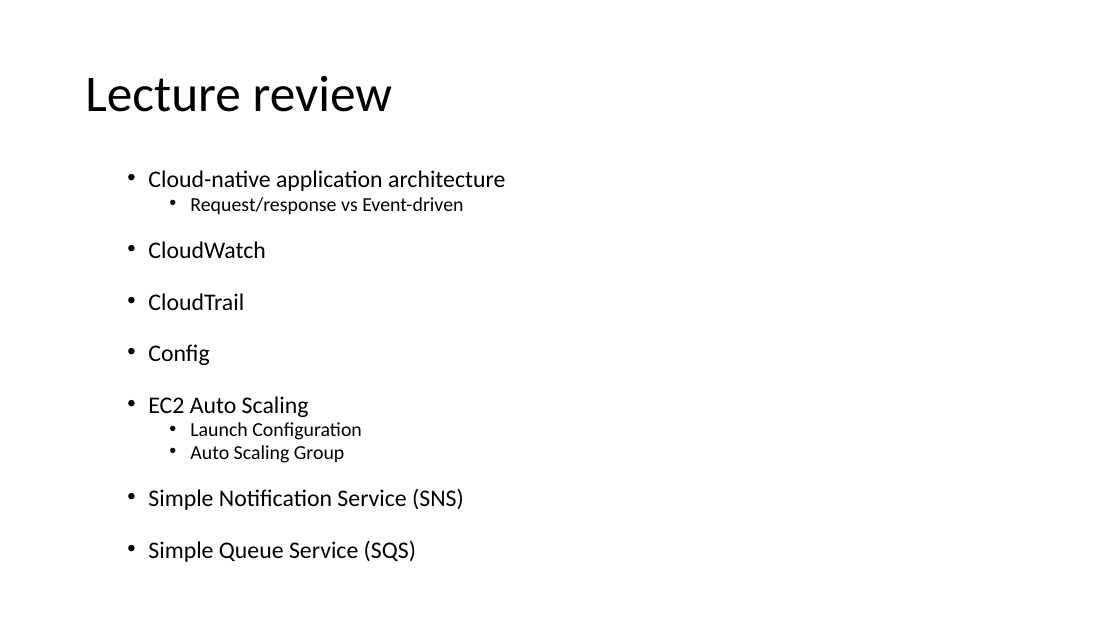
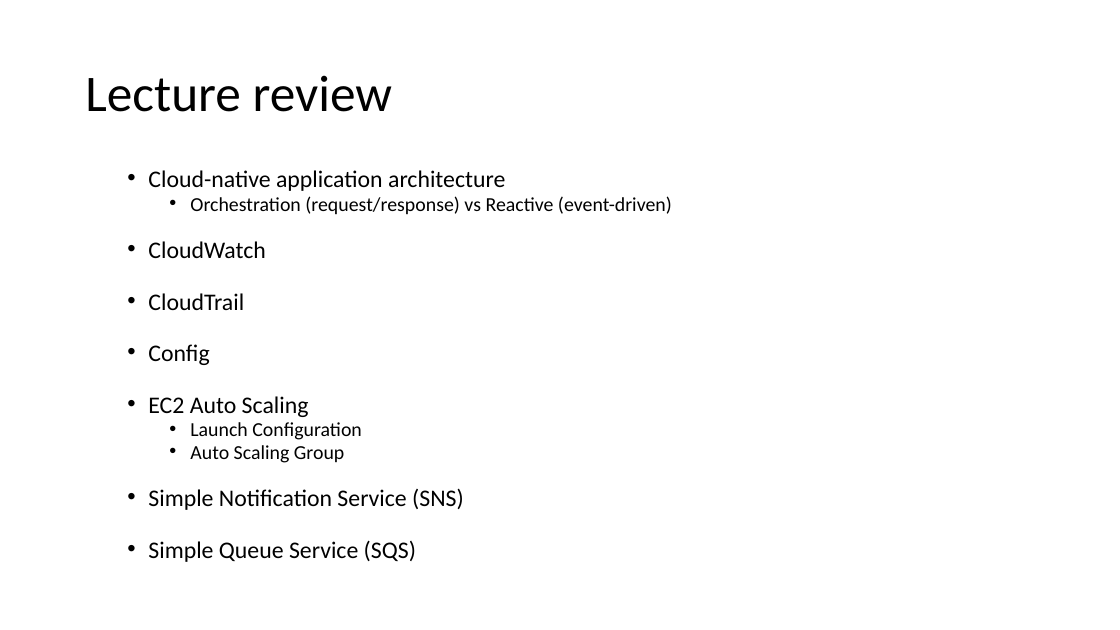
Before and after one commit to jasondbaker/infrastructure-class, a slide deck: slide 3 of review/lecture-review-week-5.pptx. Drawn at 1120x630 pixels with LibreOffice and Linux fonts; fonts in the diff are those of the drawing. Boxes give left, top, right and bottom in pixels: in the first picture for what was removed or moved away, otherwise in the second. Text is boxed around its words. In the diff, an @@ line names an element or a change of style, - is before the commit and + after.

```diff
--- a/review/lecture-review-week-5.pptx
+++ b/review/lecture-review-week-5.pptx
@@ text at [190, 196, 672, 215]: text changed @@
-    • Request/response vs Event-driven
+    • Orchestration (request/response) vs Reactive (event-driven)
```
Also in this commit, not shown: 2 other slides changed, 4 other files.
